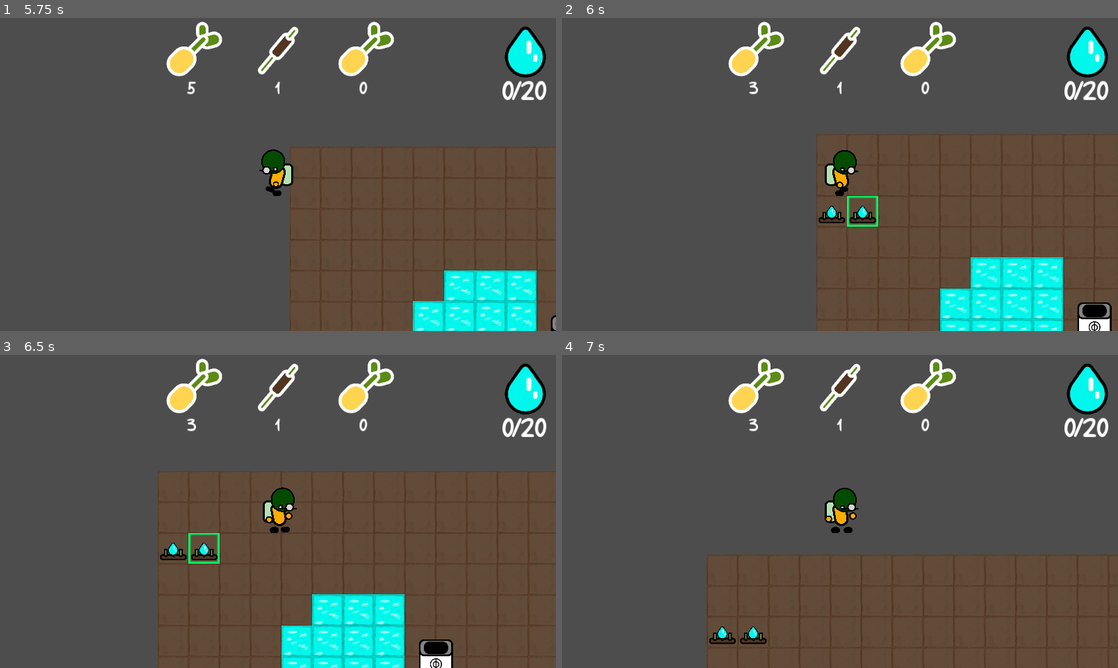
Above: before the commit, frames 1-4 (two rows, left to right).
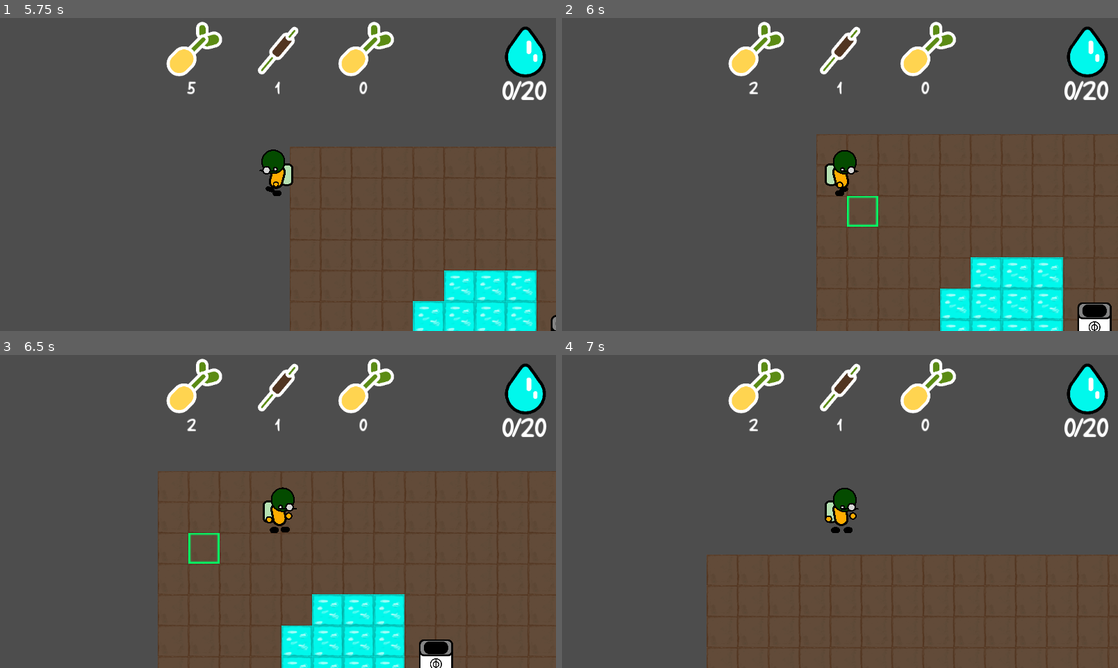
Above: after the commit, the same moments.

Repository: Voladsky/start-game-jam-2024
Game: Godot game, scene res://world/world.tscn
Two runs of this game, one before a commit and one after it. Both use one fixed random seed, a clock stepped at 60 frames per second and the inputs below.
Inputs (mouse positions are in pixels of both pictures, inside the frame that each line leads up to):
- Up to frame 1 (5.75 s): click (239, 127) at 0.5 s; click (311, 127) at 1.25 s; move the mouse to (16, 36) at 2.02 s; press the mouse at (16, 36) at 2.03 s; hold W (move_up) 2.03-3.53 s; move the mouse to (16, 140) at 2.77 s; release the mouse at (16, 140) at 2.78 s; right-click (16, 140) at 2.85 s; click (16, 140) at 2.92 s; move the mouse to (44, 284) at 3.52 s; press the mouse at (44, 284) at 3.53 s; hold A (move_left) 3.53-5.03 s; move the mouse to (183, 324) at 4.27 s; release the mouse at (183, 324) at 4.28 s; right-click (183, 324) at 4.35 s; click (183, 324) at 4.42 s; move the mouse to (355, 293) at 5.02 s; press the mouse at (355, 293) at 5.03 s; hold S (move_down) from 5.03 s (still down)
- Up to frame 2 (6 s): move the mouse to (867, 221) at 5.77 s; release S (move_down) at 5.78 s; release the mouse at (867, 221) at 5.78 s; hold D (move_right) from 5.78 s (still down); right-click (867, 221) at 5.85 s; click (867, 221) at 5.92 s
- Up to frame 3 (6.5 s): keep holding D (move_right)
- Up to frame 4 (7 s): move the mouse to (734, 580) at 6.52 s; release D (move_right) at 6.53 s; press the mouse at (734, 580) at 6.53 s; hold W (move_up) from 6.53 s (still down)

Frame 1 is identical in both runs. In frame 2, 0.3% of the frame differs, in the area x 33-57%, y 20-66%; in frame 3, 0.3%; in frame 4, 0.4%, in the area x 26-37%, y 20-93%.
Error after the commit: Attempt to call function 'play' in base 'null instance' on a null instance. (res://tilemap/field_tile.gd:26)

Commit message:
Update field_tile.tscn

Diff:
--- a/tilemap/field_tile.tscn
+++ b/tilemap/field_tile.tscn
@@ -1,15 +1,16 @@
-[gd_scene load_steps=9 format=3 uid="uid://cqopna5wms1rq"]
+[gd_scene load_steps=8 format=3 uid="uid://cqopna5wms1rq"]
 
 [ext_resource type="Script" path="res://tilemap/field_tile.gd" id="1_fx8tt"]
 [ext_resource type="Texture2D" uid="uid://dt34vdnajx2ga" path="res://assets/sprites/Tilesets/Frame.png" id="2_6wf7r"]
 [ext_resource type="Texture2D" uid="uid://d0m1asv67g1ke" path="res://assets/sprites/Tilesets/Ground.png" id="2_ctxa0"]
 [ext_resource type="Texture2D" uid="uid://pmn55hcb2rgd" path="res://assets/sprites/Tilesets/PotatoSheet.png" id="4_wu5pt"]
 [ext_resource type="Texture2D" uid="uid://bpgi31hb85uds" path="res://assets/sprites/Tilesets/WaterDrop.png" id="5_buqpx"]
-[ext_resource type="AudioStream" uid="uid://btyv0i1ttptc3" path="res://assets/sounds/plant.wav" id="6_gr17q"]
-[ext_resource type="AudioStream" uid="uid://rqdy481koyq0" path="res://assets/sounds/collect.wav" id="7_jjicx"]
 
 [sub_resource type="RectangleShape2D" id="RectangleShape2D_58mw5"]
 size = Vector2(64, 64)
+
+[sub_resource type="Gradient" id="Gradient_dm3ec"]
+colors = PackedColorArray(1, 1, 0.972549, 1, 1, 1, 1, 0.0313726)
 
 [node name="FieldTile" type="Area2D"]
 script = ExtResource("1_fx8tt")
@@ -37,13 +38,24 @@
 scale = Vector2(0.25, 0.25)
 texture = ExtResource("5_buqpx")
 
-[node name="PlantSound" type="AudioStreamPlayer2D" parent="."]
-stream = ExtResource("6_gr17q")
-bus = &"Effects"
-
-[node name="CollectSound" type="AudioStreamPlayer2D" parent="."]
-stream = ExtResource("7_jjicx")
-bus = &"Effects"
+[node name="WateringParticle" type="CPUParticles2D" parent="."]
+position = Vector2(0, -25)
+emitting = false
+amount = 15
+lifetime = 0.5
+one_shot = true
+explosiveness = 0.3
+texture = ExtResource("5_buqpx")
+emission_shape = 3
+emission_rect_extents = Vector2(16, 16)
+spread = 180.0
+gravity = Vector2(0, 200)
+angular_velocity_min = 30.0
+angular_velocity_max = 50.0
+linear_accel_max = 20.0
+scale_amount_min = 0.05
+scale_amount_max = 0.1
+color_ramp = SubResource("Gradient_dm3ec")
 
 [connection signal="mouse_entered" from="." to="." method="_on_mouse_entered"]
 [connection signal="mouse_exited" from="." to="." method="_on_mouse_exited"]
